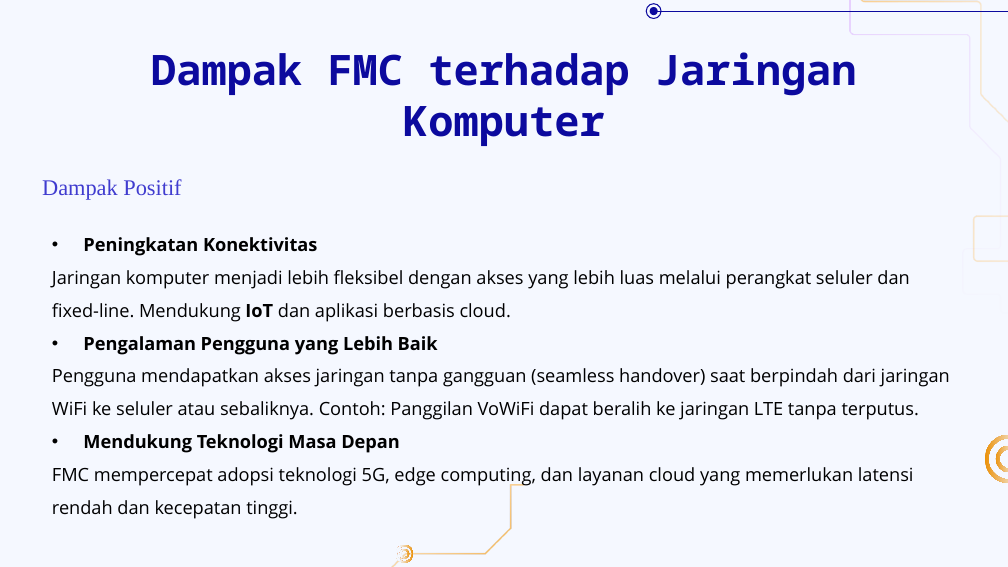
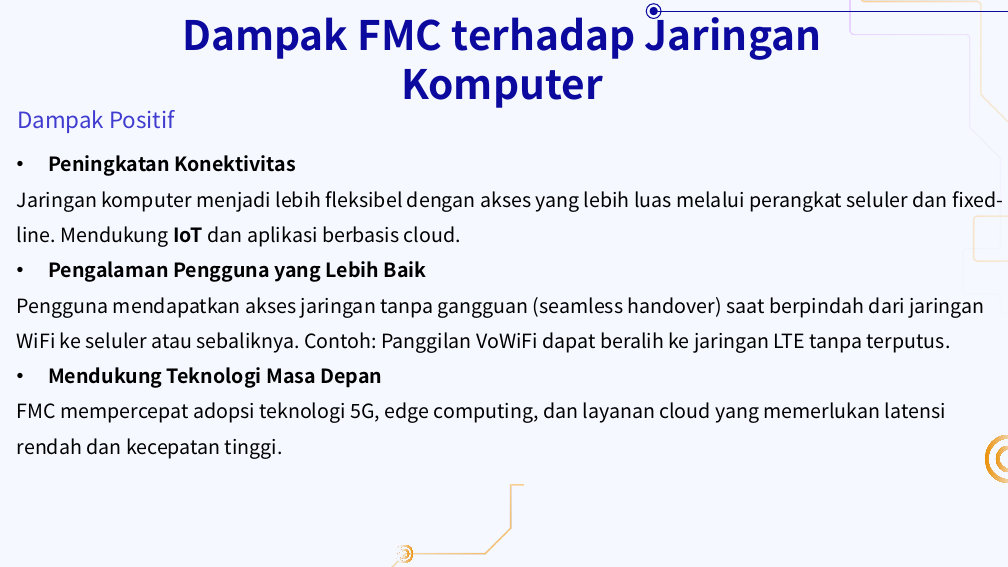
Before and after one commit to eja2003/Borneo, a slide deck: slide 15 of PPT jarkas.pptx. Drawn at 1008x567 pixels with LibreOffice and Linux fonts; fonts in the diff are those of the drawing; background and template pictures are left out. Boxes give left, top, right and bottom in pixels: in the first picture for what was removed or moved away, otherwise in the second. Text is boxed around its words. In the diff, an @@ line names an element or a change of style, - is before the commit and + after.

```diff
--- a/PPT jarkas.pptx
+++ b/PPT jarkas.pptx
@@ text "Dampak FMC terhadap Jaringan Komputer": place and size @@
-text "Dampak FMC terhadap Jaringan Komputer" at bbox=[151, 52, 857, 146]
+text "Dampak FMC terhadap Jaringan Komputer" at bbox=[182, 9, 822, 108]
@@ text "Dampak FMC terhadap Jaringan Komputer" at bbox=[182, 9, 822, 108]: size 30 to 29 pt, font Noto Sans Mono to Noto Sans CJK JP @@
@@ text "Dampak Positif": place and size @@
-text "Dampak Positif" at bbox=[42, 179, 181, 200]
+text "Dampak Positif" at bbox=[17, 110, 175, 133]
@@ text "Dampak Positif" at bbox=[17, 110, 175, 133]: font Times New Roman to Noto Sans CJK JP @@
@@ text "Peningkatan Konektivitas": place and size @@
-text "Peningkatan Konektivitas" at bbox=[52, 237, 950, 519]
+text "Peningkatan Konektivitas" at bbox=[17, 155, 1003, 459]
@@ text "Peningkatan Konektivitas" at bbox=[17, 155, 1003, 459]: size 13 to 14 pt, font Open Sans to Noto Sans CJK JP @@
```
Also in this commit, not shown: 23 other slides changed.
